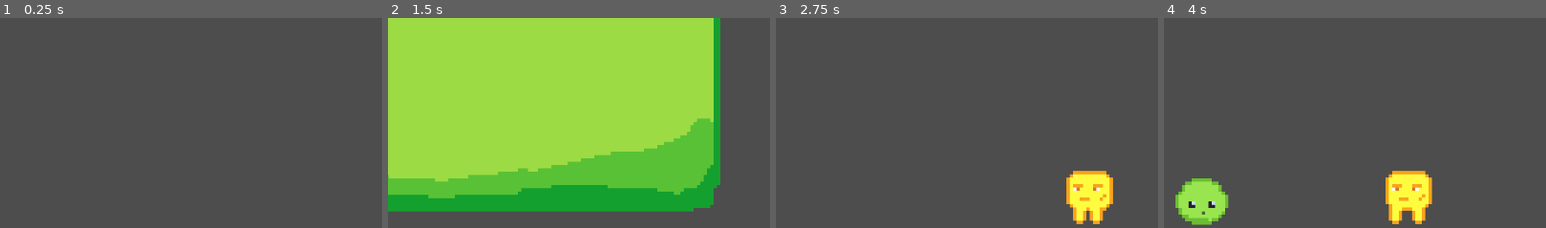
Above: before the commit, frames 1-4 (left to right).
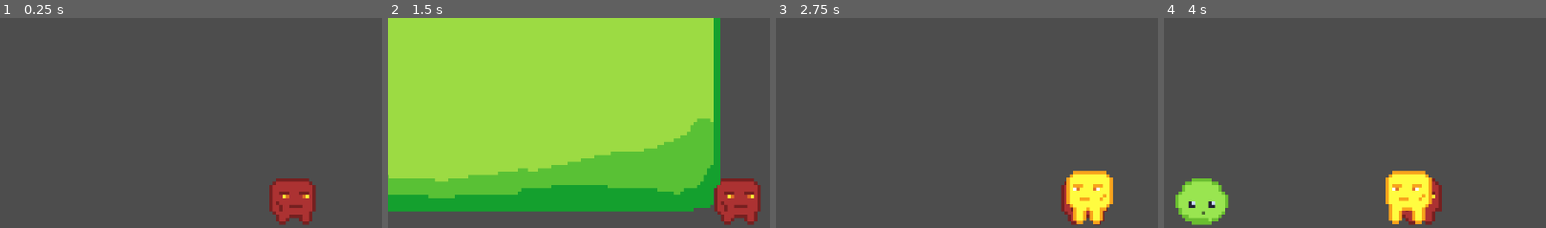
Above: after the commit, the same moments.

Repository: gnampfkuchen-oss/King-of-Blob
Game: Godot game, scene res://Scenes/main.tscn
Two runs of this game, one before a commit and one after it. Both use one fixed random seed, a clock stepped at 60 frames per second and the inputs below.
Inputs:
- Up to frame 1 (0.25 s): no input
- Up to frame 2 (1.5 s): tap Enter at 0.5 s; hold Right (right) from 0.53 s (still down); tap Tab (upgrades) at 0.77 s; tap Space at 1.25 s
- Up to frame 3 (2.75 s): tap Tab (upgrades) at 1.52 s; release Right (right) at 2.03 s; hold Left (left) from 2.03 s (still down)
- Up to frame 4 (4 s): release Left (left) at 2.78 s; hold Right (right) from 2.78 s (still down); tap Tab (upgrades) at 3.02, 3.77 s; tap Enter at 3.5 s
The pictures show only the part of the screen within x 50-100%, y 50-100%; the shares and areas given below are measured in that part.

The runs differ from the first frame. In frame 1, 2.3% of the frame differs, in the area x 70-83%, y 76-99%; in frame 2, 2.3%; in frame 3, 0.4%; in frame 4, 0.8%.

Commit message:
Added

Diff:
--- a/new-game-project/Scenes/boss.tscn
+++ b/new-game-project/Scenes/boss.tscn
@@ -1,3 +1,48 @@
 [gd_scene format=3 uid="uid://dtf85pya3vhxg"]
 
+[ext_resource type="Script" uid="uid://h2up6p68afro" path="res://Scripts/boss.gd" id="1_0154r"]
+[ext_resource type="Texture2D" uid="uid://cfia5imncloob" path="res://Assets/Graphics/enemywalk.png" id="2_cxrok"]
+[ext_resource type="Texture2D" uid="uid://b1g6arokoesth" path="res://Assets/Graphics/enemysmash.png" id="2_ukjjc"]
+[ext_resource type="Texture2D" uid="uid://dge27uo01b3l6" path="res://Assets/Graphics/enemy.png" id="3_ukjjc"]
+
+[sub_resource type="CapsuleShape2D" id="CapsuleShape2D_n725y"]
+radius = 34.0
+height = 88.0
+
+[sub_resource type="SpriteFrames" id="SpriteFrames_0154r"]
+animations = [{
+"frames": [],
+"loop": 1,
+"name": &"default",
+"speed": 5.0
+}, {
+"frames": [{
+"duration": 1.0,
+"texture": ExtResource("2_ukjjc")
+}],
+"loop": 1,
+"name": &"smashed",
+"speed": 5.0
+}, {
+"frames": [{
+"duration": 1.0,
+"texture": ExtResource("2_cxrok")
+}, {
+"duration": 1.0,
+"texture": ExtResource("3_ukjjc")
+}],
+"loop": 1,
+"name": &"walk",
+"speed": 5.0
+}]
+
 [node name="boss" type="Area2D" unique_id=1086033053]
+script = ExtResource("1_0154r")
+
+[node name="CollisionShape2D" type="CollisionShape2D" parent="." unique_id=1947331167]
+shape = SubResource("CapsuleShape2D_n725y")
+
+[node name="AnimatedSprite2D" type="AnimatedSprite2D" parent="." unique_id=1039499288]
+scale = Vector2(5, 5)
+sprite_frames = SubResource("SpriteFrames_0154r")
+animation = &"walk"
--- a/new-game-project/Scenes/main.tscn
+++ b/new-game-project/Scenes/main.tscn
@@ -10,6 +10,7 @@
 [ext_resource type="PackedScene" uid="uid://dpwnkptxjmhuh" path="res://Scenes/enemy1_R.tscn" id="5_kry3j"]
 [ext_resource type="PackedScene" uid="uid://b4votsl1qhwnv" path="res://Scenes/enemy2_L.tscn" id="8_6iyac"]
 [ext_resource type="PackedScene" uid="uid://bp0gnlblxc7ox" path="res://Scenes/enemy3_L.tscn" id="9_fdnlq"]
+[ext_resource type="PackedScene" uid="uid://dtf85pya3vhxg" path="res://Scenes/boss.tscn" id="11_d1ilt"]
 
 [sub_resource type="RectangleShape2D" id="RectangleShape2D_23856"]
 size = Vector2(24.75, 14)
@@ -49,6 +50,10 @@
 autostart = true
 
 [node name="UI" parent="." unique_id=1071254360 instance=ExtResource("2_21xkr")]
+visible = false
+
+[node name="boss" parent="." unique_id=1086033053 instance=ExtResource("11_d1ilt")]
+position = Vector2(957, 622)
 
 [connection signal="timeout" from="Spawner L/Timer" to="Spawner L" method="_on_timer_timeout"]
 [connection signal="point" from="Player" to="." method="_on_player_point"]
--- /dev/null
+++ b/new-game-project/Scripts/boss.gd
@@ -0,0 +1,29 @@
+extends Area2D
+@export var speed: float = 100.0
+@export var lifes: int = 5
+
+# Called when the node enters the scene tree for the first time.
+func _ready() -> void:
+	add_to_group("boss")
+	$AnimatedSprite2D.play("walk")
+	speed = randf_range(200, 100)
+
+
+# Called every frame. 'delta' is the elapsed time since the previous frame.
+func _process(delta: float) -> void:
+	if (position.x >= 1150):
+		speed = speed * -1
+	elif (position.x <= 0):
+		speed = speed * -1
+	position.x += speed * delta
+
+func _on_body_entered(body: Node2D) -> void:
+	if body.name == "Player":
+		if (lifes > 0):
+			lifes -= 1
+		else:
+			$AnimatedSprite2D.play("smashed")
+			await get_tree().create_timer(0.1).timeout
+			speed = 0
+			await get_tree().create_timer(0.3).timeout
+			queue_free()
--- a/new-game-project/Scripts/player.gd
+++ b/new-game-project/Scripts/player.gd
@@ -54,6 +54,9 @@
 	elif area.is_in_group("enemy3"):
 		bouncefunc(500)
 		point.emit()
+	elif area.is_in_group("boss"):
+		point.emit()
+		bouncefunc(600)
 
 
 func clamp_to_screen() -> void:
Not shown, added: new-game-project/Scripts/boss.gd.uid
